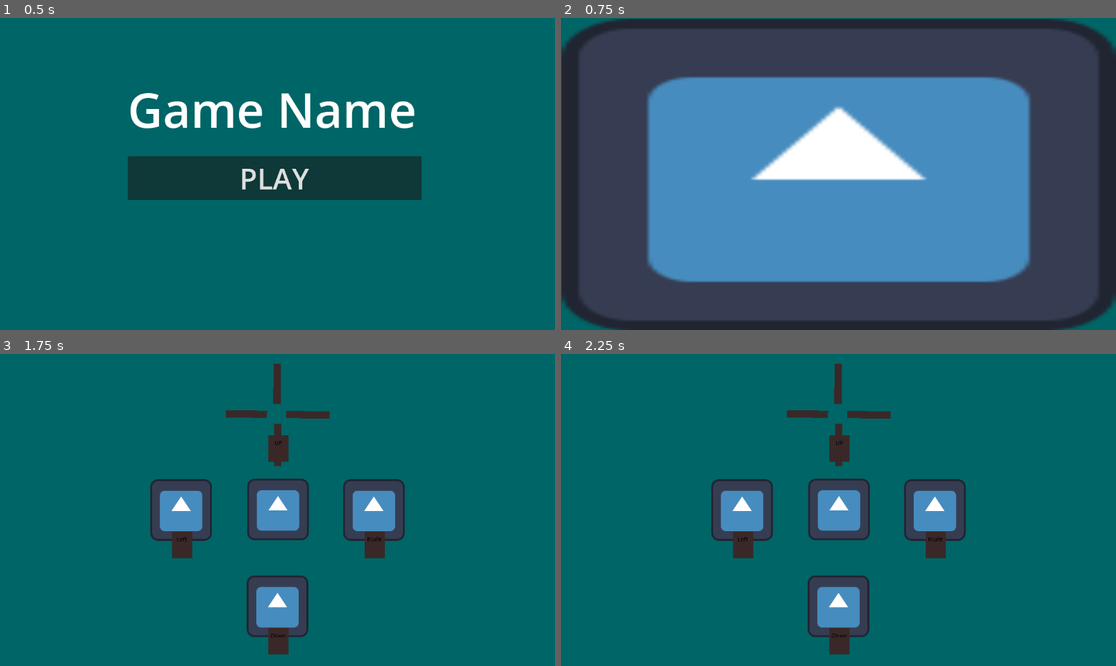
Above: before the commit, frames 1-4 (two rows, left to right).
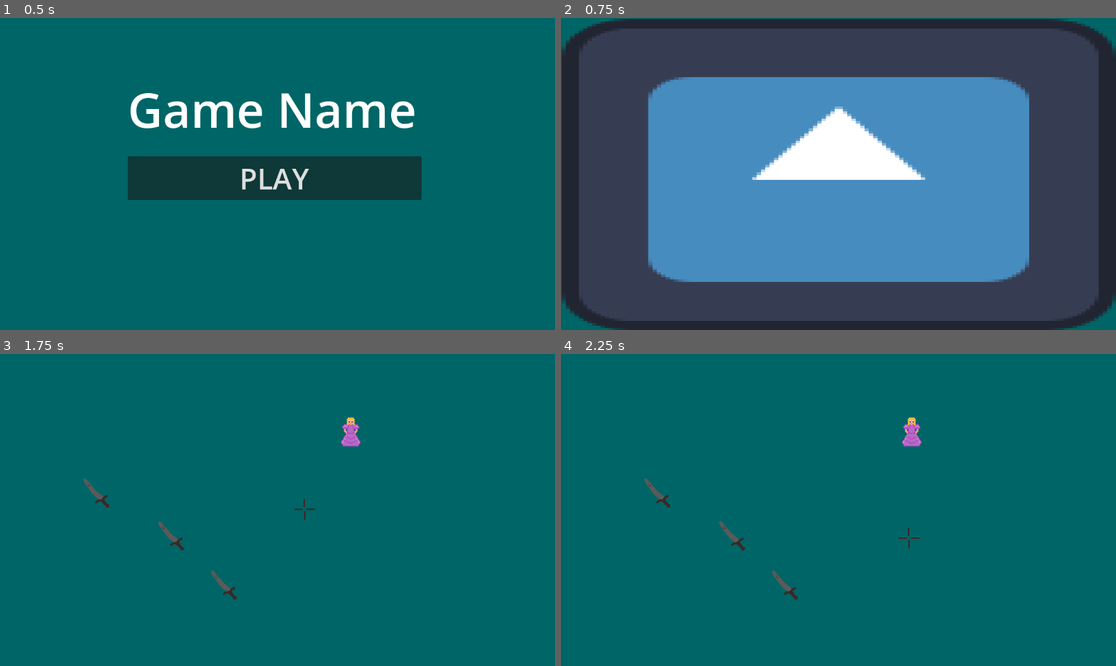
Above: after the commit, the same moments.

Repository: JamsterMan/Game-Jam-PS-16
Game: Godot game, scene res://Scenes/main_menu.tscn
The game is run twice, just before and just after one commit, with the same random seed, the same clock (stepped at 60 frames per second) and the same inputs. The engine's default icon, where the game draws it, is replaced by a stand-in: a white triangle on a blue panel in a dark square.
Inputs:
- Up to frame 1 (0.5 s): no input
- Up to frame 2 (0.75 s): click "PLAY" at 0.5 s
- Up to frame 3 (1.75 s): tap Enter at 1.25 s; hold Right (move_right) from 1.28 s (still down)
- Up to frame 4 (2.25 s): release Right (move_right) at 2.03 s; hold Down (move_down) from 2.03 s (still down)

Frame 1 is identical in both runs. In frame 2, 1.3% of the frame differs, in the area x 0-100%, y 0-100%; in frame 3, 11%; in frame 4, 11%, in the area x 15-73%, y 3-97%.

Commit message:
added some art
-updated settings for pixel art

Diff:
--- a/gamejam-ps16/Scenes/GameScene.tscn
+++ b/gamejam-ps16/Scenes/GameScene.tscn
@@ -6,7 +6,6 @@
 [ext_resource type="Script" path="res://Scripts/Next_MiniGame_Timer.gd" id="4_5uc8d"]
 [ext_resource type="Script" path="res://Scripts/MiniGame_Timer.gd" id="5_f6n46"]
 [ext_resource type="Texture2D" uid="uid://ck70nmlw3c3ur" path="res://Sprites/Card2.png" id="5_sbe85"]
-[ext_resource type="PackedScene" uid="uid://1g1j0vqsint1" path="res://Scenes/mini_game_quick_time.tscn" id="7_x18lh"]
 
 [node name="Game" type="Node2D"]
 
@@ -86,5 +85,3 @@
 "
 horizontal_alignment = 1
 vertical_alignment = 1
-
-[node name="mini_game_quick_time" parent="MiniGameController" instance=ExtResource("7_x18lh")]
--- a/gamejam-ps16/Scenes/mini_game_aim_game.tscn
+++ b/gamejam-ps16/Scenes/mini_game_aim_game.tscn
@@ -1,14 +1,15 @@
 [gd_scene load_steps=9 format=3 uid="uid://b553lrn1iqdav"]
 
 [ext_resource type="Script" path="res://Scripts/mini_game_aim_game.gd" id="1_r3ngn"]
-[ext_resource type="Texture2D" uid="uid://drcf2ml14nas3" path="res://Sprites/Card1.png" id="2_8inmd"]
+[ext_resource type="Texture2D" uid="uid://drubo8sc3ihhf" path="res://Sprites/Princess.png" id="2_bssfn"]
 [ext_resource type="Texture2D" uid="uid://cef2hiojxmf1k" path="res://Sprites/Enemy.png" id="3_08ax4"]
 [ext_resource type="Script" path="res://Scripts/crosshair.gd" id="4_rrvqo"]
 [ext_resource type="Texture2D" uid="uid://do26r2t7hfm2q" path="res://Sprites/crosshair.png" id="5_bpjir"]
 [ext_resource type="Script" path="res://Scripts/MiniGame_Timer.gd" id="6_oxthh"]
 
-[sub_resource type="RectangleShape2D" id="RectangleShape2D_nnlce"]
-size = Vector2(44, 57)
+[sub_resource type="CapsuleShape2D" id="CapsuleShape2D_8q5mn"]
+radius = 15.0
+height = 58.0
 
 [sub_resource type="CircleShape2D" id="CircleShape2D_bp46v"]
 radius = 27.5
@@ -26,13 +27,12 @@
 [node name="TargetArea" type="Area2D" parent="Target"]
 
 [node name="TargetCollision" type="CollisionShape2D" parent="Target/TargetArea"]
-position = Vector2(2, 0.5)
-shape = SubResource("RectangleShape2D_nnlce")
+position = Vector2(0, 2)
+shape = SubResource("CapsuleShape2D_8q5mn")
 
 [node name="TargetSprite" type="Sprite2D" parent="Target"]
-position = Vector2(0, -12)
-scale = Vector2(0.1, 0.1)
-texture = ExtResource("2_8inmd")
+scale = Vector2(2, 2)
+texture = ExtResource("2_bssfn")
 
 [node name="Enemy" type="Sprite2D" parent="."]
 position = Vector2(813, 327)
--- a/gamejam-ps16/Scripts/mini_game_controller.gd
+++ b/gamejam-ps16/Scripts/mini_game_controller.gd
@@ -20,13 +20,14 @@
 # Called when the node enters the scene tree for the first time.
 func _ready() -> void:
 	#start with random minigame
-	#var rng = RandomNumberGenerator.new()
-	#rng.randomize()
+	var rng = RandomNumberGenerator.new()
+	rng.randomize()
 	#var minigame_path_index = rng.randi_range(0,minigames.size()-1)
 	#var next_minigame = load(minigames[minigame_path_index])
-	#minigame = next_minigame.instantiate()
-	#add_child(minigame)
-	minigame = get_child(3)
+	var next_minigame = load(minigames[0])
+
+	minigame = next_minigame.instantiate()
+	add_child(minigame)
 	pass # Replace with function body.
 
 func _minigame_win():
--- a/gamejam-ps16/project.godot
+++ b/gamejam-ps16/project.godot
@@ -14,6 +14,28 @@
 run/main_scene="res://Scenes/main_menu.tscn"
 config/features=PackedStringArray("4.3", "Forward Plus")
 config/icon="res://icon.svg"
+
+[importer_defaults]
+
+texture={
+"compress/channel_pack": 0,
+"compress/hdr_compression": 1,
+"compress/high_quality": false,
+"compress/lossy_quality": 0.7,
+"compress/mode": 0,
+"compress/normal_map": 0,
+"detect_3d/compress_to": 0,
+"mipmaps/generate": false,
+"mipmaps/limit": -1,
+"process/fix_alpha_border": true,
+"process/hdr_as_srgb": false,
+"process/hdr_clamp_exposure": false,
+"process/normal_map_invert_y": false,
+"process/premult_alpha": false,
+"process/size_limit": 0,
+"roughness/mode": 0,
+"roughness/src_normal": ""
+}
 
 [input]
 
@@ -37,3 +59,7 @@
 "events": [Object(InputEventKey,"resource_local_to_scene":false,"resource_name":"","device":-1,"window_id":0,"alt_press …(195 unchanged characters)…
 ]
 }
+
+[rendering]
+
+textures/canvas_textures/default_texture_filter=0
Not shown: 1 places in gamejam-ps16/Scenes/GameScene.tscn that only renumber resources
Binary file added: gamejam-ps16/Sprites/Princess.png
Not shown, added: gamejam-ps16/Sprites/Princess.png.import
